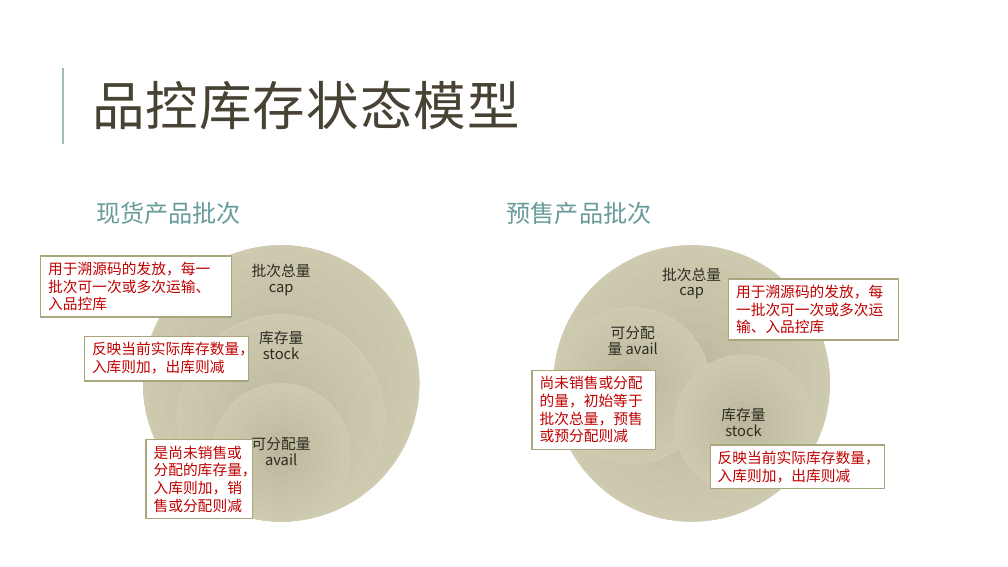
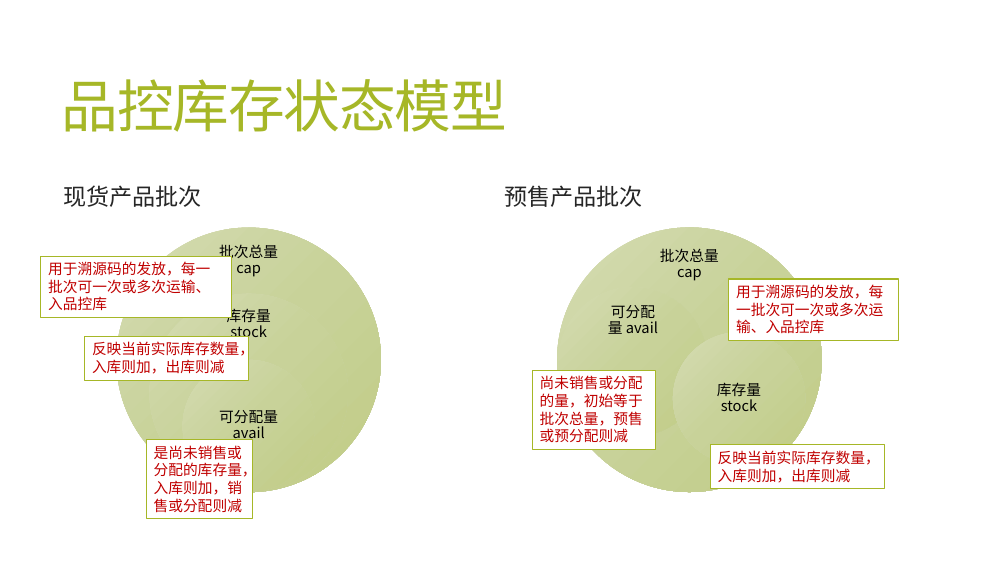
Before and after one commit to jzgi/chainsmart, a slide deck: slide 28 of Docs/品链供销平台.pptx. Drawn at 1008x567 pixels with LibreOffice and Linux fonts; fonts in the diff are those of the drawing. Boxes give left, top, right and bottom in pixels: in the first picture for what was removed or moved away, otherwise in the second. Text is boxed around its words. In the diff, an @@ line names an element or a change of style, - is before the commit and + after.

```diff
--- a/Docs/品链供销平台.pptx
+++ b/Docs/品链供销平台.pptx
@@ title "品控库存状态模型": place and size @@
-title "品控库存状态模型" at bbox=[92, 80, 520, 129]
+title "品控库存状态模型" at bbox=[62, 79, 507, 132]
@@ title "品控库存状态模型" at bbox=[62, 79, 507, 132]: size 50 to 54 pt, text colour #474233 to #A6B727, letter spacing 1 to -1.2 pt; line spacing 0.8 to 0.85 @@
@@ line removed from (63, 144) to (63, 68) @@
@@ text "现货产品批次" at bbox=[64, 185, 202, 207]: size 23 to 22 pt, text colour #689C9A to #262626; line spacing 0.9 to 0.85; more space between paragraphs @@
@@ text "现货产品批次": place and size @@
-text "现货产品批次" at bbox=[96, 202, 241, 224]
+text "现货产品批次" at bbox=[64, 185, 202, 207]
@@ text "预售产品批次": place and size @@
-text "预售产品批次" at bbox=[507, 202, 652, 224]
+text "预售产品批次" at bbox=[504, 185, 642, 207]
@@ text "预售产品批次" at bbox=[504, 185, 642, 207]: size 23 to 22 pt, text colour #689C9A to #262626; line spacing 0.9 to 0.85; more space between paragraphs @@
@@ ellipse: place and size @@
-ellipse at bbox=[143, 245, 419, 521]
+ellipse at bbox=[116, 228, 381, 492]
@@ ellipse: place and size @@
-ellipse at bbox=[554, 245, 830, 521]
+ellipse at bbox=[557, 228, 822, 492]
@@ text "批次总量 cap": place and size @@
-text "批次总量 cap" at bbox=[252, 264, 311, 296]
+text "批次总量 cap" at bbox=[219, 244, 278, 277]
@@ text "批次总量 cap": place and size @@
-text "批次总量 cap" at bbox=[662, 268, 721, 299]
+text "批次总量 cap" at bbox=[660, 248, 719, 281]
@@ ellipse: place and size @@
-ellipse at bbox=[178, 315, 385, 522]
+ellipse at bbox=[150, 294, 348, 492]
@@ ellipse: place and size @@
-ellipse at bbox=[555, 308, 711, 464]
+ellipse at bbox=[559, 287, 708, 437]
@@ text "可分配量 avail": place and size @@
-text "可分配量 avail" at bbox=[608, 326, 658, 355]
+text "可分配量 avail" at bbox=[608, 305, 658, 334]
@@ text "库存量 stock": place and size @@
-text "库存量 stock" at bbox=[259, 331, 303, 359]
+text "库存量 stock" at bbox=[227, 306, 271, 341]
@@ ellipse: place and size @@
-ellipse at bbox=[675, 355, 813, 493]
+ellipse at bbox=[673, 332, 805, 464]
@@ fill gradient #BBB89D to #D5D2B9 to gradient #D4DBB2 to #C8D29A to #C1CD86 in 6 elements at bbox=[559, 287, 708, 437], bbox=[557, 228, 822, 492], bbox=[673, 332, 805, 464], bbox=[116, 228, 381, 492], bbox=[150, 294, 348, 492], bbox=[182, 360, 315, 492] @@
@@ ellipse: place and size @@
-ellipse at bbox=[212, 383, 351, 522]
+ellipse at bbox=[182, 360, 315, 492]
@@ outline #A9A57C 1.25 pt to #A6B727 1 pt in 6 elements at bbox=[41, 256, 232, 318], bbox=[85, 337, 249, 381], bbox=[146, 440, 253, 519], bbox=[729, 279, 899, 340], bbox=[711, 445, 885, 488], bbox=[532, 371, 656, 449] @@
@@ text "库存量 stock": place and size @@
-text "库存量 stock" at bbox=[721, 408, 765, 436]
+text "库存量 stock" at bbox=[717, 382, 761, 411]
@@ text colour #2E2B21 to #000000 in 6 elements at bbox=[660, 248, 719, 281], bbox=[608, 305, 658, 334], bbox=[717, 382, 761, 411], bbox=[219, 244, 278, 277], bbox=[227, 306, 271, 341], bbox=[219, 410, 278, 443] @@
@@ text "可分配量 avail": place and size @@
-text "可分配量 avail" at bbox=[252, 437, 311, 465]
+text "可分配量 avail" at bbox=[219, 410, 278, 443]
```
Also in this commit, not shown: 31 other slides changed, 4 slides added, 17 other files.
